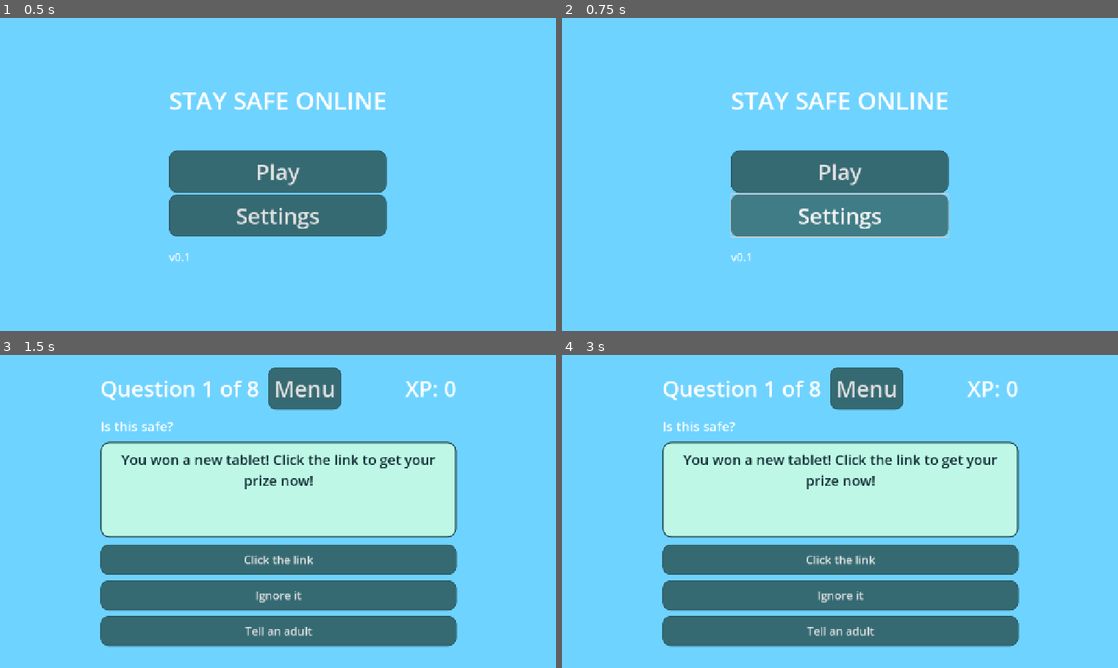
Above: before the commit, frames 1-4 (two rows, left to right).
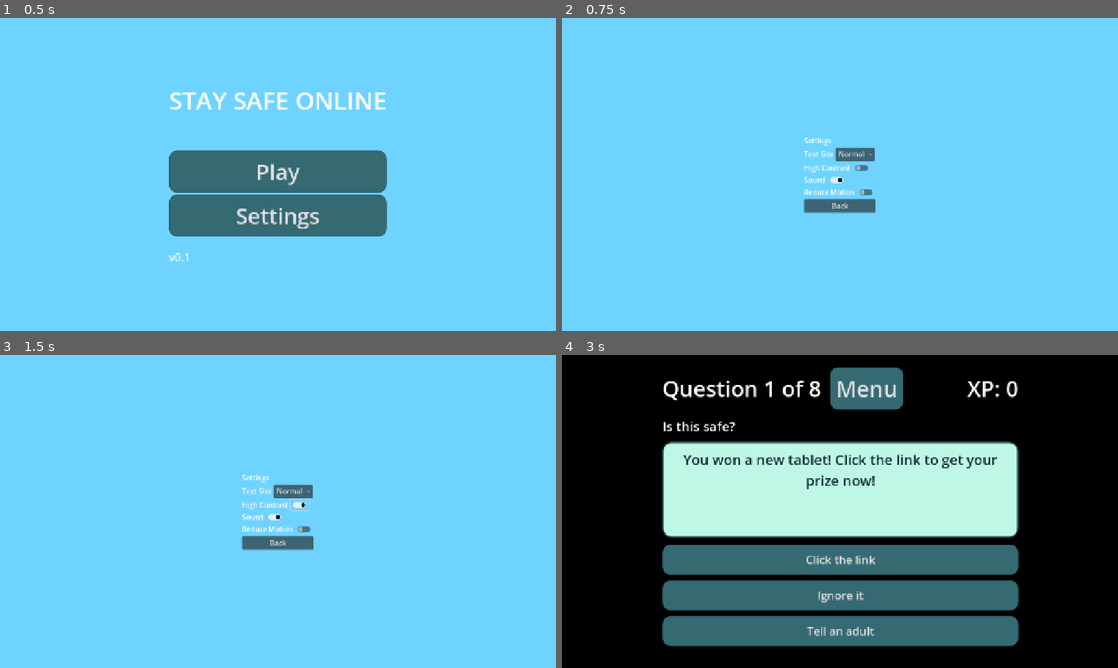
Above: after the commit, the same moments.

Repository: stackedStewart/online-safety-gamified-prototype
Game: Godot game, scene res://scenes/main.tscn
The game is run twice, just before and just after one commit, with the same random seed, the same clock (stepped at 60 frames per second) and the same inputs.
Inputs (mouse positions are in pixels of both pictures, inside the frame that each line leads up to):
- Up to frame 1 (0.5 s): no input
- Up to frame 2 (0.75 s): click "Settings" at 0.5 s
- Up to frame 3 (1.5 s): click (300, 505) at 1.27 s
- Up to frame 4 (3 s): click "Menu" (after the commit: "Back") at 2 s; click "Play" at 2.75 s

Frame 1 is identical in both runs. In frame 2, 11% of the frame differs, in the area x 30-70%, y 23-78%; in frame 3, 41%; in frame 4, 60%, in the area x 0-100%, y 0-100%.

Commit message:
Added some settings and accessibility features

Diff:
--- /dev/null
+++ b/default_bus_layout.tres
@@ -0,0 +1,9 @@
+[gd_resource type="AudioBusLayout" format=3 uid="uid://8gdrktqbll1h"]
+
+[resource]
+bus/1/name = &"SFX"
+bus/1/solo = false
+bus/1/mute = false
+bus/1/bypass_fx = false
+bus/1/volume_db = 0.0
+bus/1/send = &"Master"
--- a/project.godot
+++ b/project.godot
@@ -18,6 +18,7 @@
 [autoload]
 
 GameState="*res://scripts/GameState.gd"
+Settings="*res://scripts/Settings.gd"
 
 [display]
 
--- a/scenes/challenge_shell.gd
+++ b/scenes/challenge_shell.gd
@@ -22,6 +22,8 @@
 @onready var next_button: Button = $FeedbackOverlay/CenterContainer/FeedbackPanel/FeedbackMargin/FeedbackLayout/NextButton
 
 func _ready() -> void:
+	Settings.changed.connect(apply_accessibility)
+	apply_accessibility()
 	overlay.visible = false
 
 	back_button.pressed.connect(_on_back_pressed)
@@ -133,3 +135,15 @@
 	var current := current_index + 1 # humans start at 1
 	#question_counter_label.text = "Q %d / %d" % [current, total]
 	question_counter_label.text = "Question %d of %d" % [current, total]
+
+func apply_accessibility() -> void:
+	# Example: change background colour
+	var bg: ColorRect = $Background # adjust if node name differs
+
+	if Settings.high_contrast:
+		bg.color = Color("#000000")
+	else:
+		bg.color = Color("#6FD3FF")
+
+	# Example: scale key labels/buttons using font sizes
+	# (Set base sizes then multiply by Settings.text_scale)
--- a/scenes/menu.gd
+++ b/scenes/menu.gd
@@ -3,8 +3,24 @@
 func _ready():
 	print("GameState loaded. XP = ", GameState.xp)
 	$CenterContainer/Margin/Layout/Buttons/PlayButton.pressed.connect(_on_play_pressed)
+	$CenterContainer/Margin/Layout/Buttons/SettingsButton.pressed.connect(_on_settings_pressed)
 
 
 func _on_play_pressed():
 	GameState.reset_run()
 	get_tree().change_scene_to_file("res://scenes/challenge_shell.tscn")
+
+func _on_settings_pressed() -> void:
+	get_tree().change_scene_to_file("res://scenes/settings_screen.tscn")
+
+func apply_accessibility() -> void:
+	# Example: change background colour
+	var bg: ColorRect = $Background # adjust if node name differs
+
+	if Settings.high_contrast:
+		bg.color = Color("#000000")
+	else:
+		bg.color = Color("#6FD3FF")
+
+	# Example: scale key labels/buttons using font sizes
+	# (Set base sizes then multiply by Settings.text_scale)
--- a/scenes/menu.tscn
+++ b/scenes/menu.tscn
@@ -146,3 +146,5 @@
 
 [node name="Stretch" type="Control" parent="CenterContainer/Margin/Layout/Footer"]
 layout_mode = 2
+
+[connection signal="pressed" from="CenterContainer/Margin/Layout/Buttons/SettingsButton" to="." method="_on_settings_button_pressed"]
--- a/scenes/results.gd
+++ b/scenes/results.gd
@@ -11,6 +11,8 @@
 @onready var back_to_menu_button: Button = $PageCenter/Margin/Layout/Buttons/BackToMenuButton
 
 func _ready() -> void:
+	Settings.changed.connect(apply_accessibility)
+	apply_accessibility()
 	title_label.text = "Results"
 
 	var xp: int = GameState.xp
@@ -45,3 +47,15 @@
 
 func _on_back_to_menu() -> void:
 	get_tree().change_scene_to_file("res://scenes/menu.tscn")
+
+func apply_accessibility() -> void:
+	# Example: change background colour
+	var bg: ColorRect = $Background # adjust if node name differs
+
+	if Settings.high_contrast:
+		bg.color = Color("#000000")
+	else:
+		bg.color = Color("#6FD3FF")
+
+	# Example: scale key labels/buttons using font sizes
+	# (Set base sizes then multiply by Settings.text_scale)
--- /dev/null
+++ b/scenes/settings_screen.gd
@@ -0,0 +1,46 @@
+extends Control
+
+@onready var text_size_option: OptionButton = $PageCenter/Margin/Layout/TextSizeRow/TextSizeOption
+@onready var high_contrast_toggle: CheckButton = $PageCenter/Margin/Layout/HighContrastRow/HighContrastToggle
+@onready var sound_toggle: CheckButton = $PageCenter/Margin/Layout/SoundRow/SoundToggle
+@onready var reduce_motion_toggle: CheckButton = $PageCenter/Margin/Layout/ReduceMotionRow/ReduceMotionToggle
+@onready var back_button: Button = $PageCenter/Margin/Layout/BackButton
+
+func _ready() -> void:
+	# Populate dropdown
+	text_size_option.clear()
+	text_size_option.add_item("Small", 0)
+	text_size_option.add_item("Normal", 1)
+	text_size_option.add_item("Large", 2)
+
+	# Set current UI from Settings
+	_sync_from_settings()
+
+	# Connect signals
+	text_size_option.item_selected.connect(_on_text_size_selected)
+	high_contrast_toggle.toggled.connect(func(v): Settings.set_high_contrast(v))
+	sound_toggle.toggled.connect(func(v): Settings.set_sound_enabled(v))
+	reduce_motion_toggle.toggled.connect(func(v): Settings.set_reduce_motion(v))
+	back_button.pressed.connect(_on_back_pressed)
+
+func _sync_from_settings() -> void:
+	high_contrast_toggle.button_pressed = Settings.high_contrast
+	sound_toggle.button_pressed = Settings.sound_enabled
+	reduce_motion_toggle.button_pressed = Settings.reduce_motion
+
+	# Select dropdown based on scale
+	if Settings.text_scale <= 0.9:
+		text_size_option.select(0)
+	elif Settings.text_scale >= 1.2:
+		text_size_option.select(2)
+	else:
+		text_size_option.select(1)
+
+func _on_text_size_selected(index: int) -> void:
+	match index:
+		0: Settings.set_text_scale(0.9)
+		1: Settings.set_text_scale(1.0)
+		2: Settings.set_text_scale(1.25)
+
+func _on_back_pressed() -> void:
+	get_tree().change_scene_to_file("res://scenes/menu.tscn")
--- /dev/null
+++ b/scenes/settings_screen.tscn
@@ -0,0 +1,83 @@
+[gd_scene load_steps=2 format=3 uid="uid://db830jfdgfklv"]
+
+[ext_resource type="Script" uid="uid://jw3tpydiw4an" path="res://scenes/settings_screen.gd" id="1_srqes"]
+
+[node name="SettingsScreen" type="Control"]
+layout_mode = 3
+anchors_preset = 15
+anchor_right = 1.0
+anchor_bottom = 1.0
+grow_horizontal = 2
+grow_vertical = 2
+script = ExtResource("1_srqes")
+
+[node name="Background" type="ColorRect" parent="."]
+layout_mode = 1
+anchors_preset = 15
+anchor_right = 1.0
+anchor_bottom = 1.0
+grow_horizontal = 2
+grow_vertical = 2
+color = Color(0.43529412, 0.827451, 1, 1)
+
+[node name="PageCenter" type="CenterContainer" parent="."]
+layout_mode = 1
+anchors_preset = 15
+anchor_right = 1.0
+anchor_bottom = 1.0
+grow_horizontal = 2
+grow_vertical = 2
+
+[node name="Margin" type="MarginContainer" parent="PageCenter"]
+layout_mode = 2
+
+[node name="Layout" type="VBoxContainer" parent="PageCenter/Margin"]
+layout_mode = 2
+
+[node name="TitleLabel" type="Label" parent="PageCenter/Margin/Layout"]
+layout_mode = 2
+text = "Settings"
+
+[node name="TextSizeRow" type="HBoxContainer" parent="PageCenter/Margin/Layout"]
+layout_mode = 2
+
+[node name="TextSizeLabel" type="Label" parent="PageCenter/Margin/Layout/TextSizeRow"]
+layout_mode = 2
+text = "Text Size"
+
+[node name="TextSizeOption" type="OptionButton" parent="PageCenter/Margin/Layout/TextSizeRow"]
+layout_mode = 2
+
+[node name="HighContrastRow" type="HBoxContainer" parent="PageCenter/Margin/Layout"]
+layout_mode = 2
+
+[node name="HighContrastLabel" type="Label" parent="PageCenter/Margin/Layout/HighContrastRow"]
+layout_mode = 2
+text = "High Contrast"
+
+[node name="HighContrastToggle" type="CheckButton" parent="PageCenter/Margin/Layout/HighContrastRow"]
+layout_mode = 2
+
+[node name="SoundRow" type="HBoxContainer" parent="PageCenter/Margin/Layout"]
+layout_mode = 2
+
+[node name="SoundLabel" type="Label" parent="PageCenter/Margin/Layout/SoundRow"]
+layout_mode = 2
+text = "Sound"
+
+[node name="SoundToggle" type="CheckButton" parent="PageCenter/Margin/Layout/SoundRow"]
+layout_mode = 2
+
+[node name="ReduceMotionRow" type="HBoxContainer" parent="PageCenter/Margin/Layout"]
+layout_mode = 2
+
+[node name="ReduceMotionLabel" type="Label" parent="PageCenter/Margin/Layout/ReduceMotionRow"]
+layout_mode = 2
+text = "Reduce Motion"
+
+[node name="ReduceMotionToggle" type="CheckButton" parent="PageCenter/Margin/Layout/ReduceMotionRow"]
+layout_mode = 2
+
+[node name="BackButton" type="Button" parent="PageCenter/Margin/Layout"]
+layout_mode = 2
+text = "Back"
--- /dev/null
+++ b/scripts/Settings.gd
@@ -0,0 +1,28 @@
+extends Node
+
+signal changed
+
+# Accessibility
+var text_scale: float = 1.0
+var high_contrast: bool = false
+var reduce_motion: bool = false
+
+# Audio
+var sound_enabled: bool = true
+
+func set_text_scale(value: float) -> void:
+	text_scale = value
+	emit_signal("changed")
+
+func set_high_contrast(value: bool) -> void:
+	high_contrast = value
+	emit_signal("changed")
+
+func set_reduce_motion(value: bool) -> void:
+	reduce_motion = value
+	emit_signal("changed")
+
+func set_sound_enabled(value: bool) -> void:
+	sound_enabled = value
+	AudioServer.set_bus_mute(AudioServer.get_bus_index("SFX"), not sound_enabled)
+	emit_signal("changed")
Not shown, added: scenes/settings_screen.gd.uid
Not shown, added: scripts/Settings.gd.uid
